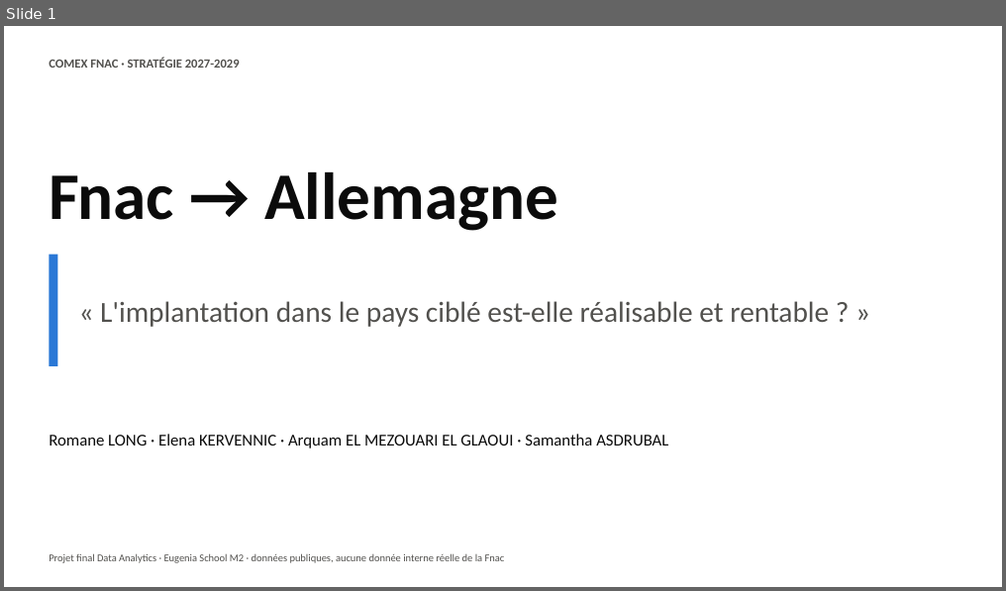
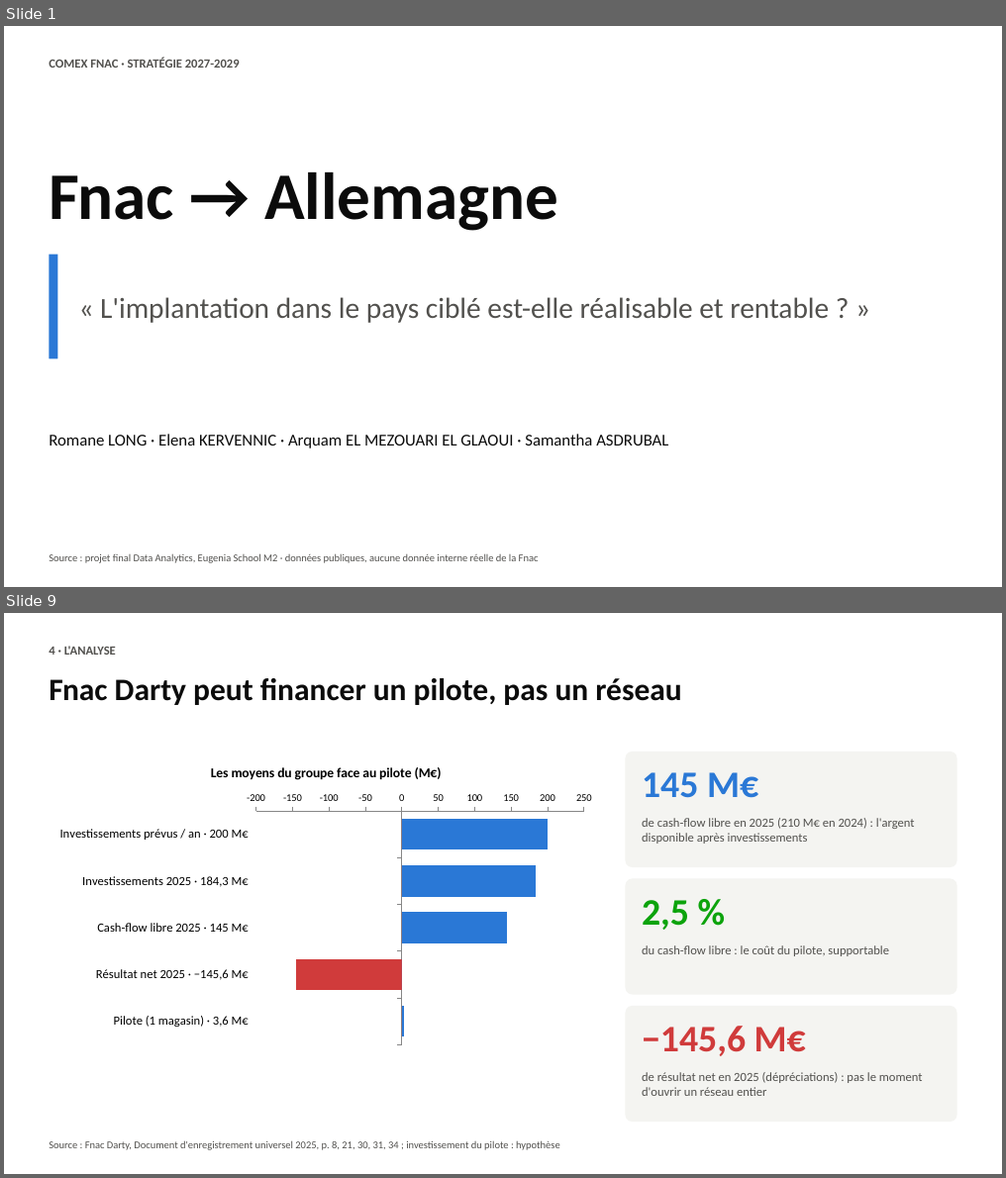
Before and after one commit to romane13long-source/fnac-expansion-allemagne, a slide deck: docs/Comex_Fnac_Allemagne.pptx. Shown one above the other, each under a label of ours: slide 1 before the commit, slides 1 and 9 after it; the slides between them are not shown. The pictures are 1006x591 and 1006x1178 pixels, drawn with LibreOffice and Linux fonts; fonts in the diff are those of the drawing. Boxes give left, top, right and bottom in pixels: in the first picture for what was removed or moved away, otherwise in the second. Text is boxed around its words. In the diff, an @@ line names an element or a change of style, - is before the commit and + after.

```diff
--- a/docs/Comex_Fnac_Allemagne.pptx
+++ b/docs/Comex_Fnac_Allemagne.pptx
@@ slide 9 added at [4, 613, 1002, 1174], background #FFFFFF @@
@@ text added at [49, 646, 116, 655], 12 pt, text #52514E, bold @@
+4 · L'ANALYSE
@@ text added at [49, 678, 681, 705], 30 pt, text #0B0B0B, bold @@
+Fnac Darty peut financer un pilote, pas un réseau
@@ bar chart added at [49, 752, 603, 1051] @@
+title "Les moyens du groupe face au pilote (M€)"
+categories: Investissements prévus / an · 200 M€, Investissements 2025 · 184,3 M€, Cash-flow libre 2025 · 145 M€, Résultat net 2025 · −145,6 M€, Pilote (1 magasin) · 3,6 M€
+Series 1: 0, 0, 0, -150, 0
+Series 2: 200, 180, 140, 0, 0
@@ rounded rectangle added at [626, 752, 957, 867], fill #F4F4F1 @@
@@ text added at [642, 772, 758, 798], 36 pt, text #2A78D6, bold @@
+145 M€
@@ text added at [642, 818, 915, 844], 12 pt, text #52514E @@
+de cash-flow libre en 2025 (210 M€ en 2024) : l'argent disponible après investissements
@@ rounded rectangle added at [626, 878, 957, 995], fill #F4F4F1 @@
@@ text added at [642, 900, 689, 930], 36 pt, text #0CA30C, bold @@
+2,5 %
@@ text added at [642, 946, 889, 957], 12 pt, text #52514E @@
+du cash-flow libre : le coût du pilote, supportable
@@ rounded rectangle added at [626, 1006, 957, 1122], fill #F4F4F1 @@
@@ text added at [642, 1026, 806, 1057], 36 pt, text #D03B3B, bold @@
+−145,6 M€
@@ text added at [642, 1072, 923, 1096], 12 pt, text #52514E @@
+de résultat net en 2025 (dépréciations) : pas le moment d'ouvrir un réseau entier
@@ text added at [49, 1141, 560, 1151], 10 pt, text #52514E @@
+Source : Fnac Darty, Document d'enregistrement universel 2025, p. 8, 21, 30, 31, 34 ; investissement du pilote : hypothèse
@@ slide 1 changed as well @@
@@ rounded rectangle: place and size @@
-rounded rectangle at [49, 255, 57, 367]
+rounded rectangle at [49, 255, 57, 360]
@@ text "« L'implantation dans le pays ...": place and size @@
-text "« L'implantation dans le pays ..." at [100, 301, 829, 327]
+text "« L'implantation dans le pays ..." at [100, 297, 829, 323]
@@ text at [49, 554, 539, 564]: text changed @@
-Projet final Data Analytics · Eugenia School M2 · données publiques, aucune donnée interne réelle de la Fnac
+Source : projet final Data Analytics, Eugenia School M2 · données publiques, aucune donnée interne réelle de la Fnac
```
Also in this commit, not shown: 8 other slides changed, 1 other slide added, 3 other files.
